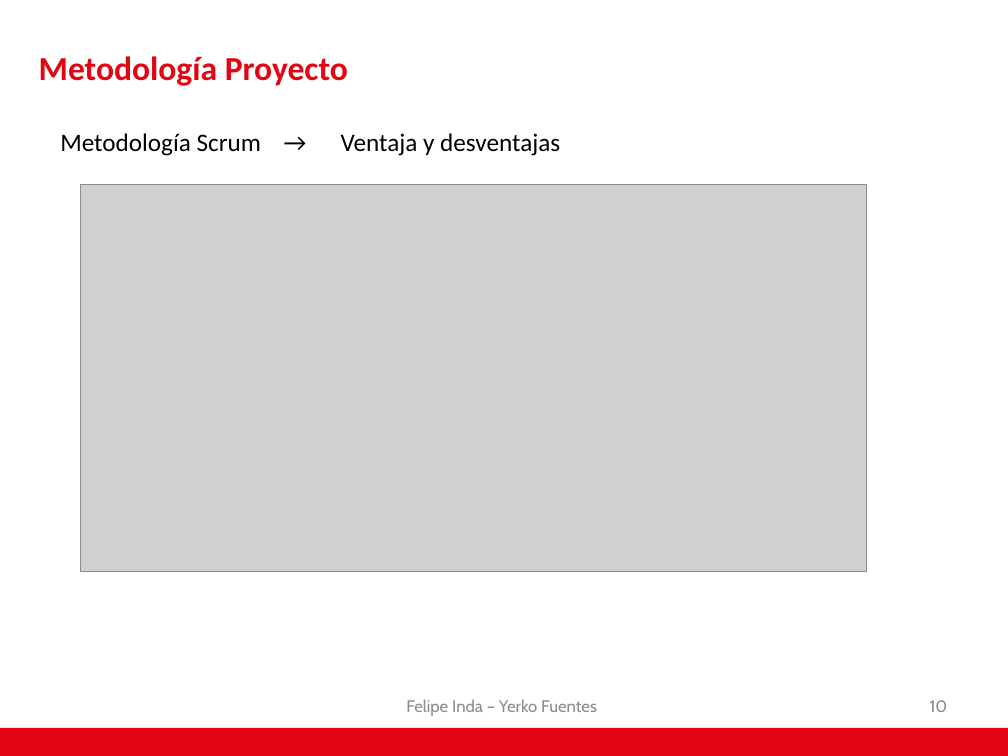
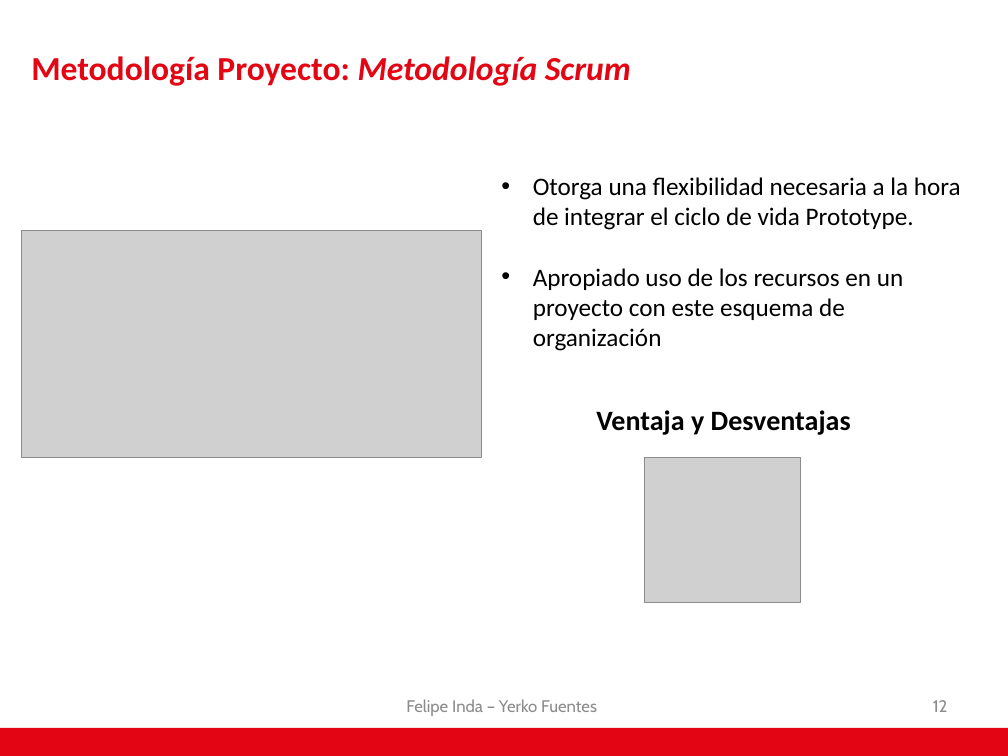
Before and after one commit to AdNNNN/inacap.2019, a slide deck: slide 12 of trabajos.inacap.2019/Preparacion y evaluacion de proyecto (PEP)/Visión artificial para el control vehicular .pptx (slide 10 before the commit). Drawn at 1008x756 pixels with LibreOffice and Linux fonts; fonts in the diff are those of the drawing; grey boxes stand for pictures; background and template pictures are left out. Boxes give left, top, right and bottom in pixels: in the first picture for what was removed or moved away, otherwise in the second. Text is boxed around its words. In the diff, an @@ line names an element or a change of style, - is before the commit and + after.

```diff
--- a/trabajos.inacap.2019/Preparacion y evaluacion de proyecto (PEP)/Visión artificial para el control vehicular .pptx
+++ b/trabajos.inacap.2019/Preparacion y evaluacion de proyecto (PEP)/Visión artificial para el control vehicular .pptx
@@ title at [31,56,631,86]: text changed @@
-Metodología Proyecto
+Metodología Proyecto: Metodología Scrum
@@ text removed at [60,133,261,156] @@
-Metodología Scrum →
@@ text added at [533,177,961,351], 18 pt, text #000000 @@
+• Otorga una flexibilidad necesaria a la hora de integrar el ciclo de vida Prototype.
+• Apropiado uso de los recursos en un proyecto con este esquema de organización
@@ picture: place and size @@
-picture at [81,184,867,572]
+picture at [21,230,482,457]
@@ text at [596,410,851,435]: text changed; size 18 to 20 pt; bold on @@
-Ventaja y desventajas
+Ventaja y Desventajas
@@ picture added at [644,458,800,603] @@
@@ page number at [933,700,948,712]: text changed @@
-10
+12
```
Also in this commit, not shown: 12 other slides changed, 2 slides added.
